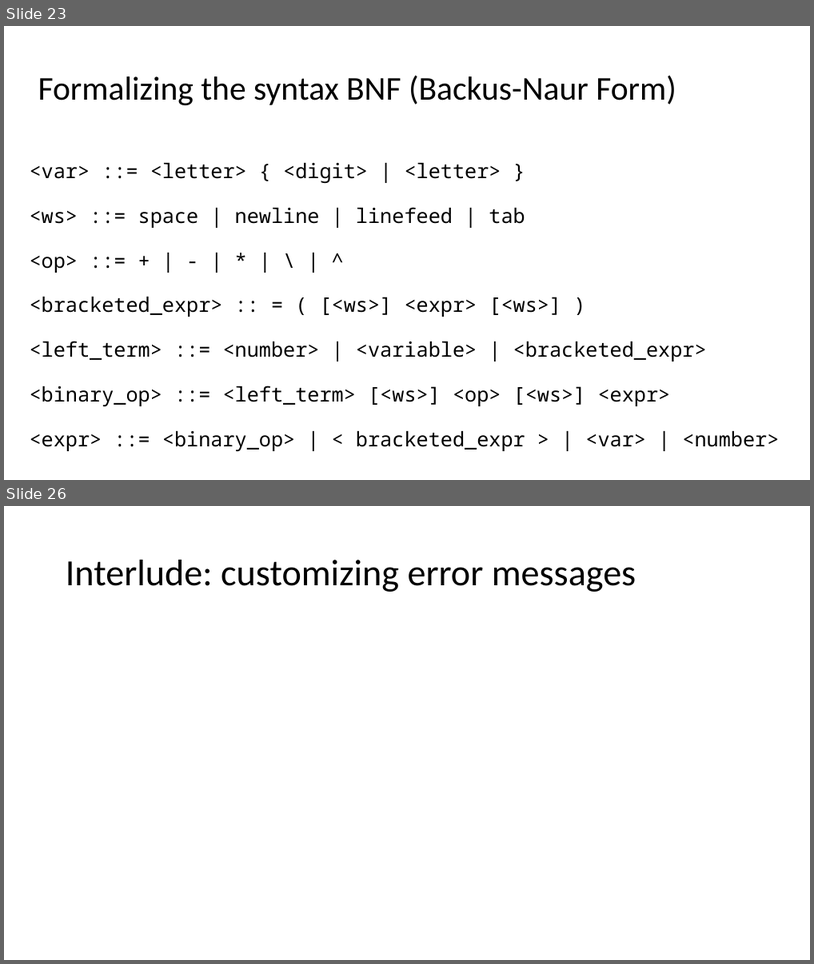
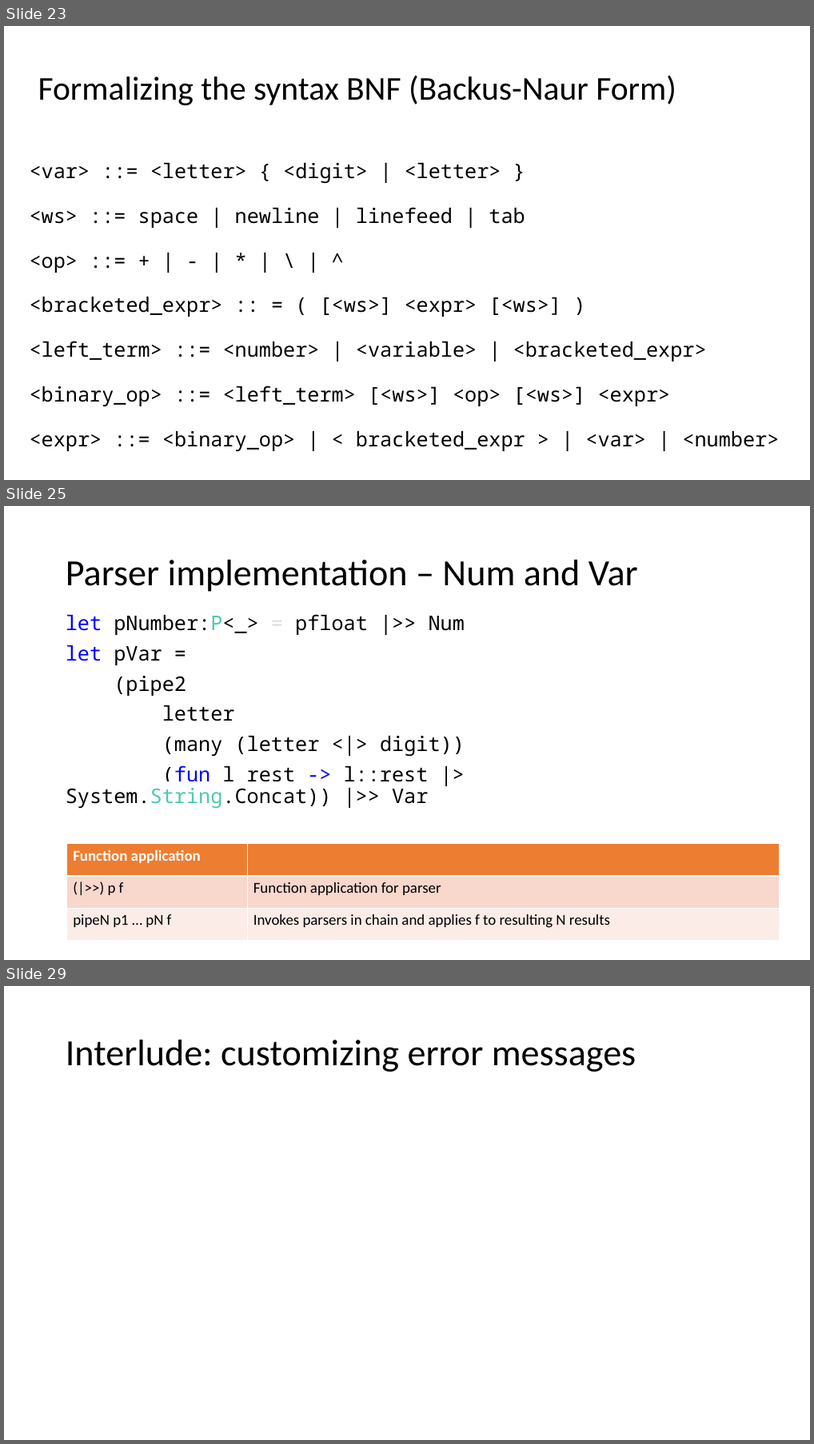
Before and after one commit to atiboros/PracticalFParsec, a slide deck: Slides/Practical FParsec V2.pptx. Shown one above the other, each under a label of ours: slides 23 and 26 before the commit, slides 23, 25 and 29 after it; the slides between them are not shown. The pictures are 814x964 and 814x1444 pixels, drawn with LibreOffice and Linux fonts; fonts in the diff are those of the drawing. Boxes give left, top, right and bottom in pixels: in the first picture for what was removed or moved away, otherwise in the second. Text is boxed around its words. In the diff, an @@ line names an element or a change of style, - is before the commit and + after.

```diff
--- a/Slides/Practical FParsec V2.pptx
+++ b/Slides/Practical FParsec V2.pptx
@@ slide 25 added at (4,506,810,960), background #FFFFFF @@
@@ title added at (66,560,638,592), 44 pt, text #000000 @@
+Parser implementation – Num and Var
@@ text added at (66,614,465,808), 24 pt, text #000000 @@
+let pNumber:P<_> = pfloat |>> Num
+let pVar =
+(pipe2
+letter
+(many (letter <|> digit))
+(fun l rest -> l::rest |> System.String.Concat)) |>> Var
@@ table added at (67,844,779,940), 3 rows, 2 columns @@
+Function application | 
+(|>>) p f | Function application for parser
+pipeN p1 … pN f | Invokes parsers in chain and applies f to resulting N results
@@ what was slide 26 is now slide 29 @@
```
Also in this commit, not shown: 1 slide changed, 4 other slides added, 2 slides removed, 2 other files.
